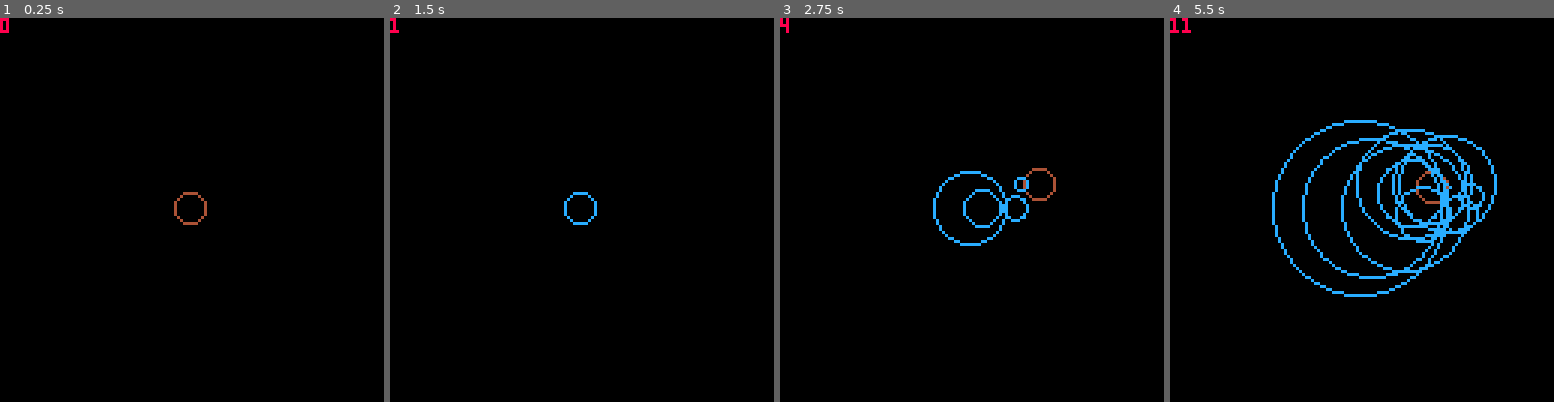
Above: before the commit, frames 1-4 (left to right).
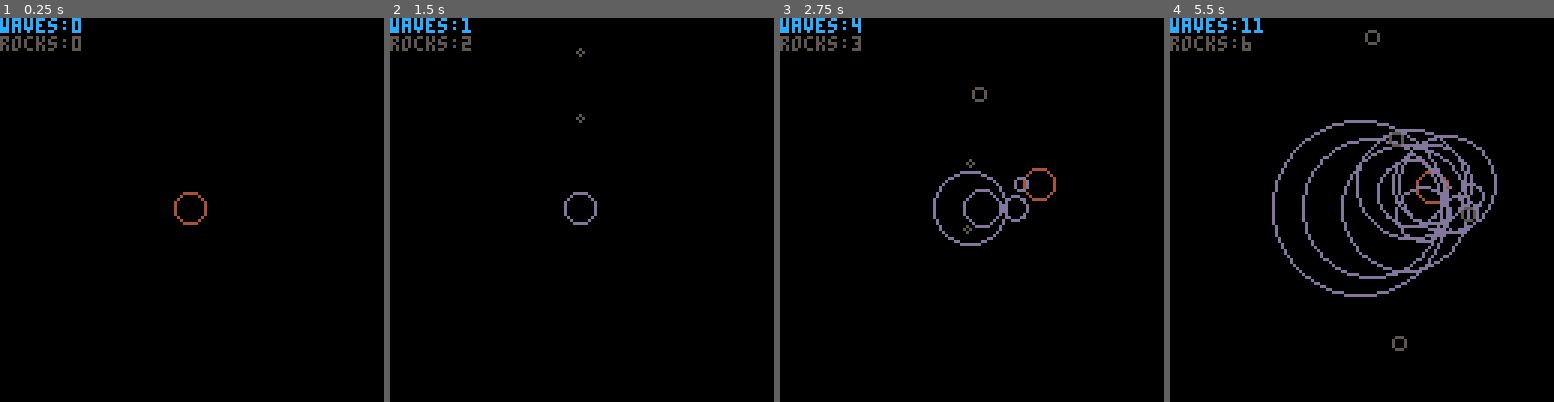
Above: after the commit, the same moments.

Repository: EngMaltez/P8Lab
Game: PICO-8 cartridge circprot.p8
The game is run twice, just before and just after one commit, with the same random seed, the same clock (stepped at 60 frames per second) and the same inputs.
Inputs:
- Up to frame 1 (0.25 s): no input
- Up to frame 2 (1.5 s): tap X (X key) at 0.33, 1.07 s; tap O (Z key) at 0.7 s
- Up to frame 3 (2.75 s): hold Right 1.6-2.1 s; tap O (Z key) at 1.7, 2.1, 2.5 s; tap X (X key) at 1.85 s; hold Up 2.15-2.42 s; hold Right from 2.47 s (still down)
- Up to frame 4 (5.5 s): tap O (Z key) every 0.4 s from 2.9 to 5.3 s; tap X (X key) at 2.97, 4.08, 5.2 s; release Right at 3.03 s; hold Left 3.08-3.58 s; hold Down 3.63-3.97 s; hold Right 4.02-4.68 s; hold Up 4.73-5.03 s; hold Left from 5.08 s (still down)

The runs differ from the first frame. In frame 1, 0.8% of the frame differs, in the area x 0-22%, y 0-9%; in frame 2, 1.0%; in frame 3, 1.7%; in frame 4, 5.7%, in the area x 0-86%, y 0-87%.

Commit message:
ENH: added rocks

Diff:
--- a/circprot.p8
+++ b/circprot.p8
@@ -4,9 +4,15 @@
 --protect the circle
 --by miguel maltez
 
+--todo:
+--. collision detection wave and rock
+--. collision detection rock and player
+--. delete rocks when out of range
+
 function _init()
-	plr = {x=63,y=63}
-	sws={}
+	plr = {x=63,y=63} -- player
+	sws={}        -- shockwaves
+	rocks={}
 end
 
 function _update()
@@ -15,9 +21,14 @@
 	if (btn(⬆️)) plr.y -=1
 	if (btn(⬇️)) plr.y +=1
 	update_shockwaves()
+	update_rocks()
 	if btnp(🅾️) then
 		sfx(1)
 	 create_shockwave()
+	end
+	if btnp(❎) then
+		sfx(2)
+		create_rock()
 	end
 end
 
@@ -25,7 +36,9 @@
 	cls()
 	circ(plr.x,plr.y,5,4)
 	draw_shockwaves()
-	print(#sws,0,0,8)
+	draw_rocks()
+	print("waves:"..#sws,0,0,12)
+	print("rocks:"..#rocks,0,6,5)
 end
 -->8
 -- shockwave
@@ -45,9 +58,41 @@
 
 function draw_shockwaves()
 	for sw in all(sws) do
-		circ(sw.cx,sw.cy,sw.r,12)
+		circ(sw.cx,sw.cy,sw.r,13)
 	end
 end
+-->8
+-- rocks
+
+function create_rock()
+	angle = 0 --rnd(1)
+	rock = {
+		cx = cos(angle)*64,
+		cy = sin(angle)*64,
+		r = flr(rnd(2))+1,
+		vx=0, vy=0
+	}
+	dx = plr.x-rock.cx
+	dy = plr.y-rock.cy
+	distance = sqrt(dx*dx+dy*dy)
+	rock.vx = dx / distance
+	rock.vy = dy / distance
+	add(rocks,rock)
+end
+
+function update_rocks()
+	for rock in all(rocks) do
+		rock.cx += rock.vx
+		rock.cy += rock.vy
+	end
+end
+
+function draw_rocks()
+	for rock in all(rocks) do
+		circ(rock.cx,rock.cy,rock.r,5)
+	end
+end
+
 __gfx__
 00000000000000000000000000000000000000000000000000000000000000000000000000000000000000000000000000000000000000000000000000000000
 00000000000000000000000000000000000000000000000000000000000000000000000000000000000000000000000000000000000000000000000000000000
Not shown, changed: the sound effects (__sfx__) section of circprot.p8
